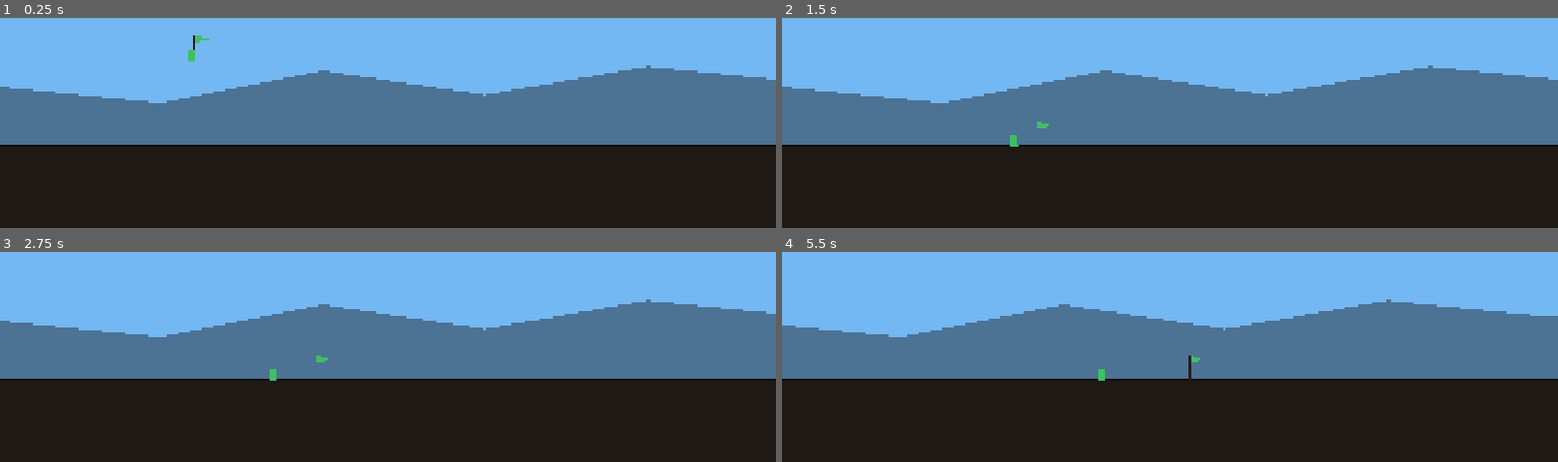
Above: before the commit, frames 1-4 (two rows, left to right).
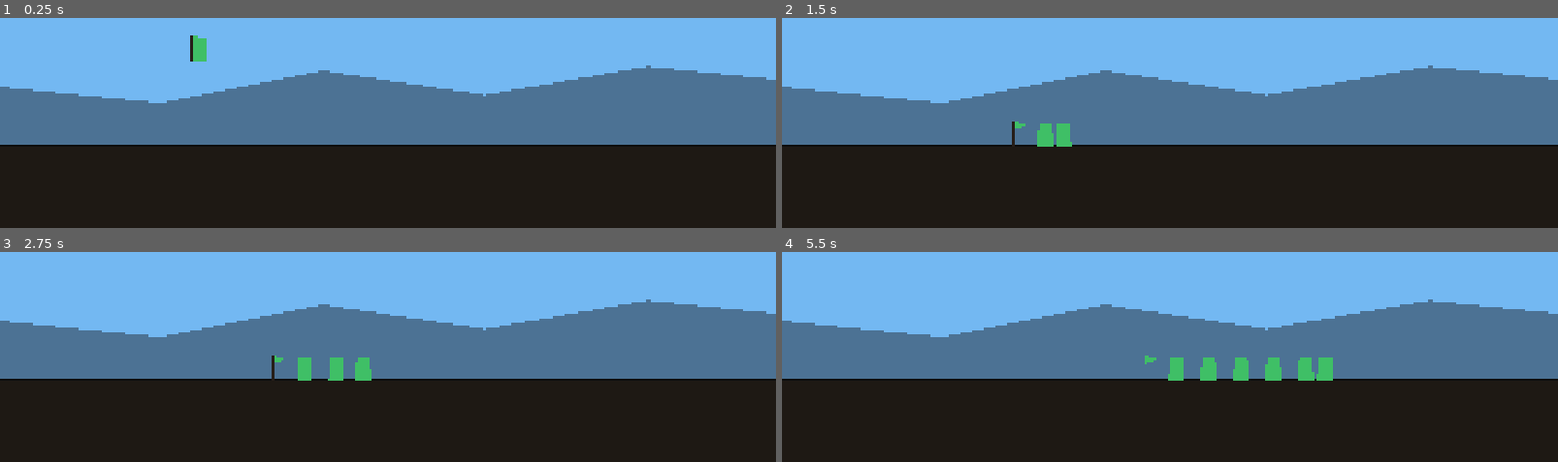
Above: after the commit, the same moments.

Repository: stonecauldron/mycelium-prototype
Game: Godot game, scene res://scenes/CombatStage.tscn
Two runs of this game, one before a commit and one after it. Both use one fixed random seed, a clock stepped at 60 frames per second and the inputs below.
Inputs:
- Up to frame 1 (0.25 s): no input
- Up to frame 2 (1.5 s): no input
- Up to frame 3 (2.75 s): no input
- Up to frame 4 (5.5 s): no input

The runs differ from the first frame. In frame 1, 0.2% of the frame differs, in the area x 24-27%, y 8-21%; in frame 2, 0.5%; in frame 3, 0.7%; in frame 4, 4.0%, in the area x 0-100%, y 22-62%.

Commit message:
Add hitbox combat, knockback, and 18-unit army formations.
Implement lunge attacks with hurt/hit feedback, average-speed marching with catch-up, and horizontal squad depth by unit index for sidescroller battles.

Co-authored-by: Cursor <cursoragent@cursor.com>

Diff:
--- a/data/weapons/basic_melee.tres
+++ b/data/weapons/basic_melee.tres
@@ -7,4 +7,4 @@
 display_name = "Basic Melee"
 range_class = 0
 base_damage = 5
-attack_range = 48.0
+attack_range = 96.0
--- a/project.godot
+++ b/project.godot
@@ -25,6 +25,8 @@
 
 2d_physics/layer_1="world"
 2d_physics/layer_2="units"
+2d_physics/layer_3="hurtbox"
+2d_physics/layer_4="hitbox"
 
 [physics]
 
--- a/scenes/CombatStage.tscn
+++ b/scenes/CombatStage.tscn
@@ -42,7 +42,6 @@
 
 [node name="EnemyArmy" parent="World" unique_id=1909671479 instance=ExtResource("4_enemy")]
 position = Vector2(2808, 429)
-march_speed = 120.0
 
 [node name="MainCamera" type="Camera2D" parent="World" unique_id=723439616]
 position = Vector2(960, 540)
--- a/scenes/EnemyArmy.tscn
+++ b/scenes/EnemyArmy.tscn
@@ -14,3 +14,54 @@
 [node name="MeleeUnit" parent="Units" instance=ExtResource("2_melee")]
 body_color = Color(0.85, 0.25, 0.3, 1)
 squad_index = 0
+
+[node name="MeleeUnit2" parent="Units" instance=ExtResource("2_melee")]
+body_color = Color(0.85, 0.25, 0.3, 1)
+
+[node name="MeleeUnit3" parent="Units" instance=ExtResource("2_melee")]
+body_color = Color(0.85, 0.25, 0.3, 1)
+
+[node name="MeleeUnit4" parent="Units" instance=ExtResource("2_melee")]
+body_color = Color(0.85, 0.25, 0.3, 1)
+
+[node name="MeleeUnit5" parent="Units" instance=ExtResource("2_melee")]
+body_color = Color(0.85, 0.25, 0.3, 1)
+
+[node name="MeleeUnit6" parent="Units" instance=ExtResource("2_melee")]
+body_color = Color(0.85, 0.25, 0.3, 1)
+
+[node name="MeleeUnit7" parent="Units" instance=ExtResource("2_melee")]
+body_color = Color(0.85, 0.25, 0.3, 1)
+
+[node name="MeleeUnit8" parent="Units" instance=ExtResource("2_melee")]
+body_color = Color(0.85, 0.25, 0.3, 1)
+
+[node name="MeleeUnit9" parent="Units" instance=ExtResource("2_melee")]
+body_color = Color(0.85, 0.25, 0.3, 1)
+
+[node name="MeleeUnit10" parent="Units" instance=ExtResource("2_melee")]
+body_color = Color(0.85, 0.25, 0.3, 1)
+
+[node name="MeleeUnit11" parent="Units" instance=ExtResource("2_melee")]
+body_color = Color(0.85, 0.25, 0.3, 1)
+
+[node name="MeleeUnit12" parent="Units" instance=ExtResource("2_melee")]
+body_color = Color(0.85, 0.25, 0.3, 1)
+
+[node name="MeleeUnit13" parent="Units" instance=ExtResource("2_melee")]
+body_color = Color(0.85, 0.25, 0.3, 1)
+
+[node name="MeleeUnit14" parent="Units" instance=ExtResource("2_melee")]
+body_color = Color(0.85, 0.25, 0.3, 1)
+
+[node name="MeleeUnit15" parent="Units" instance=ExtResource("2_melee")]
+body_color = Color(0.85, 0.25, 0.3, 1)
+
+[node name="MeleeUnit16" parent="Units" instance=ExtResource("2_melee")]
+body_color = Color(0.85, 0.25, 0.3, 1)
+
+[node name="MeleeUnit17" parent="Units" instance=ExtResource("2_melee")]
+body_color = Color(0.85, 0.25, 0.3, 1)
+
+[node name="MeleeUnit18" parent="Units" instance=ExtResource("2_melee")]
+body_color = Color(0.85, 0.25, 0.3, 1)
--- a/scenes/PlayerArmy.tscn
+++ b/scenes/PlayerArmy.tscn
@@ -16,3 +16,54 @@
 [node name="MeleeUnit" parent="Units" instance=ExtResource("2_melee")]
 body_color = Color(0.25, 0.75, 0.4, 1)
 squad_index = 0
+
+[node name="MeleeUnit2" parent="Units" instance=ExtResource("2_melee")]
+body_color = Color(0.25, 0.75, 0.4, 1)
+
+[node name="MeleeUnit3" parent="Units" instance=ExtResource("2_melee")]
+body_color = Color(0.25, 0.75, 0.4, 1)
+
+[node name="MeleeUnit4" parent="Units" instance=ExtResource("2_melee")]
+body_color = Color(0.25, 0.75, 0.4, 1)
+
+[node name="MeleeUnit5" parent="Units" instance=ExtResource("2_melee")]
+body_color = Color(0.25, 0.75, 0.4, 1)
+
+[node name="MeleeUnit6" parent="Units" instance=ExtResource("2_melee")]
+body_color = Color(0.25, 0.75, 0.4, 1)
+
+[node name="MeleeUnit7" parent="Units" instance=ExtResource("2_melee")]
+body_color = Color(0.25, 0.75, 0.4, 1)
+
+[node name="MeleeUnit8" parent="Units" instance=ExtResource("2_melee")]
+body_color = Color(0.25, 0.75, 0.4, 1)
+
+[node name="MeleeUnit9" parent="Units" instance=ExtResource("2_melee")]
+body_color = Color(0.25, 0.75, 0.4, 1)
+
+[node name="MeleeUnit10" parent="Units" instance=ExtResource("2_melee")]
+body_color = Color(0.25, 0.75, 0.4, 1)
+
+[node name="MeleeUnit11" parent="Units" instance=ExtResource("2_melee")]
+body_color = Color(0.25, 0.75, 0.4, 1)
+
+[node name="MeleeUnit12" parent="Units" instance=ExtResource("2_melee")]
+body_color = Color(0.25, 0.75, 0.4, 1)
+
+[node name="MeleeUnit13" parent="Units" instance=ExtResource("2_melee")]
+body_color = Color(0.25, 0.75, 0.4, 1)
+
+[node name="MeleeUnit14" parent="Units" instance=ExtResource("2_melee")]
+body_color = Color(0.25, 0.75, 0.4, 1)
+
+[node name="MeleeUnit15" parent="Units" instance=ExtResource("2_melee")]
+body_color = Color(0.25, 0.75, 0.4, 1)
+
+[node name="MeleeUnit16" parent="Units" instance=ExtResource("2_melee")]
+body_color = Color(0.25, 0.75, 0.4, 1)
+
+[node name="MeleeUnit17" parent="Units" instance=ExtResource("2_melee")]
+body_color = Color(0.25, 0.75, 0.4, 1)
+
+[node name="MeleeUnit18" parent="Units" instance=ExtResource("2_melee")]
+body_color = Color(0.25, 0.75, 0.4, 1)
--- a/scenes/units/MeleeUnit.tscn
+++ b/scenes/units/MeleeUnit.tscn
@@ -1,24 +1,49 @@
 [gd_scene format=3 uid="uid://cmeleeunit001"]
 
-[ext_resource type="Script" path="res://scripts/units/Unit.gd" id="1_unit"]
+[ext_resource type="Script" uid="uid://drm1bg6fdninn" path="res://scripts/units/Unit.gd" id="1_unit"]
 [ext_resource type="Resource" path="res://data/weapons/basic_melee.tres" id="2_weapon"]
+[ext_resource type="Script" uid="uid://dk024gkwu740b" path="res://scripts/components/HurtboxComponent.gd" id="3_hurtbox"]
+[ext_resource type="Script" uid="uid://cns4xbglj3l7t" path="res://scripts/components/HitboxComponent.gd" id="4_hitbox"]
 
 [sub_resource type="RectangleShape2D" id="RectangleShape2D_unit"]
-size = Vector2(20, 32)
+size = Vector2(40, 64)
 
-[node name="MeleeUnit" type="CharacterBody2D"]
+[sub_resource type="RectangleShape2D" id="RectangleShape2D_hurtbox"]
+size = Vector2(36, 60)
+
+[sub_resource type="RectangleShape2D" id="RectangleShape2D_hitbox"]
+size = Vector2(110, 30)
+
+[node name="MeleeUnit" type="CharacterBody2D" unique_id=2102761541]
 collision_layer = 2
-collision_mask = 1
 script = ExtResource("1_unit")
 weapon = ExtResource("2_weapon")
-roll_random_stats = true
 
-[node name="CollisionShape2D" type="CollisionShape2D" parent="."]
-position = Vector2(0, -16)
+[node name="CollisionShape2D" type="CollisionShape2D" parent="." unique_id=527830283]
+position = Vector2(0, -32)
 shape = SubResource("RectangleShape2D_unit")
 
-[node name="Visual" type="Node2D" parent="."]
+[node name="Hurtbox" type="Area2D" parent="." unique_id=1331839073]
+collision_layer = 4
+collision_mask = 0
+script = ExtResource("3_hurtbox")
 
-[node name="Body" type="Polygon2D" parent="Visual"]
+[node name="CollisionShape2D" type="CollisionShape2D" parent="Hurtbox" unique_id=1569302703]
+position = Vector2(0, -32)
+shape = SubResource("RectangleShape2D_hurtbox")
+
+[node name="Visual" type="Node2D" parent="." unique_id=1518995846]
+
+[node name="Body" type="Polygon2D" parent="Visual" unique_id=1073139346]
 color = Color(0.4, 0.7, 0.5, 1)
-polygon = PackedVector2Array(-10, 0, 10, 0, 8, -28, -8, -28)
+polygon = PackedVector2Array(-20, 0, 20, 0, 16, -56, -16, -56)
+
+[node name="Hitbox" type="Area2D" parent="Visual" unique_id=1876171421]
+position = Vector2(24, -32)
+collision_layer = 8
+collision_mask = 4
+script = ExtResource("4_hitbox")
+
+[node name="CollisionShape2D" type="CollisionShape2D" parent="Visual/Hitbox" unique_id=736467790]
+position = Vector2(37, 2)
+shape = SubResource("RectangleShape2D_hitbox")
--- /dev/null
+++ b/scenes/vfx/DamageNumber.tscn
@@ -0,0 +1,20 @@
+[gd_scene format=3 uid="uid://cdmgnum001"]
+
+[ext_resource type="Script" path="res://scripts/vfx/DamageNumber.gd" id="1_dmg"]
+
+[node name="DamageNumber" type="Node2D"]
+z_index = 20
+script = ExtResource("1_dmg")
+
+[node name="Label" type="Label" parent="."]
+offset_left = -24.0
+offset_top = -12.0
+offset_right = 24.0
+offset_bottom = 12.0
+theme_override_colors/font_color = Color(1, 0.95, 0.85, 1)
+theme_override_colors/font_outline_color = Color(0.1, 0.05, 0.05, 1)
+theme_override_constants/outline_size = 4
+theme_override_font_sizes/font_size = 20
+text = "0"
+horizontal_alignment = 1
+vertical_alignment = 1
--- a/scripts/combat/Army.gd
+++ b/scripts/combat/Army.gd
@@ -40,6 +40,27 @@
 		if child is Unit:
 			units.append(child)
 	return units
+
+
+func get_living_unit_count() -> int:
+	var count := 0
+	for unit in get_units():
+		if unit.current_hp > 0:
+			count += 1
+	return count
+
+
+func get_average_unit_speed() -> float:
+	var total := 0.0
+	var count := 0
+	for unit in get_units():
+		if unit.current_hp <= 0:
+			continue
+		total += unit.get_move_speed()
+		count += 1
+	if count == 0:
+		return march_speed
+	return total / float(count)
 
 
 func _acquire_opponent() -> void:
@@ -100,4 +121,4 @@
 		return
 
 	var direction := -1.0 if is_enemy else 1.0
-	flag_bearer.set_march_velocity(march_speed * direction)
+	flag_bearer.set_march_velocity(get_average_unit_speed() * direction)
--- /dev/null
+++ b/scripts/components/HitboxComponent.gd
@@ -0,0 +1,40 @@
+class_name HitboxComponent
+extends Area2D
+
+@export var damage: int = 0
+@export var owner_unit: Unit
+
+var _on_cooldown: bool = false
+
+
+func _ready() -> void:
+	area_entered.connect(_on_area_entered)
+	monitoring = false
+
+
+func enable_for_attack(attack_damage: int) -> void:
+	damage = attack_damage
+	_on_cooldown = false
+	monitoring = true
+
+
+func disable() -> void:
+	monitoring = false
+
+
+func _on_area_entered(area: Area2D) -> void:
+	if not monitoring or _on_cooldown:
+		return
+
+	var hurtbox: HurtboxComponent = area as HurtboxComponent
+	if hurtbox == null or owner_unit == null:
+		return
+
+	var target_unit: Unit = hurtbox.get_unit()
+	if target_unit == null or target_unit == owner_unit:
+		return
+	if target_unit._army.is_enemy == owner_unit._army.is_enemy:
+		return
+
+	hurtbox.receive_hit(damage, owner_unit.global_position)
+	_on_cooldown = true
--- /dev/null
+++ b/scripts/components/HurtboxComponent.gd
@@ -0,0 +1,12 @@
+class_name HurtboxComponent
+extends Area2D
+
+
+func get_unit() -> Unit:
+	return get_parent() as Unit
+
+
+func receive_hit(damage: int, from_global: Vector2 = Vector2.ZERO) -> void:
+	var unit := get_unit()
+	if unit:
+		unit.take_damage(damage, from_global)
--- a/scripts/units/Unit.gd
+++ b/scripts/units/Unit.gd
@@ -6,8 +6,18 @@
 
 const BASE_MOVE_SPEED := 80.0
 const BASE_ATTACK_INTERVAL := 1.0
-const SQUAD_SPREAD := 36.0
 const HOME_ARRIVE_THRESHOLD := 4.0
+const MARCH_CATCH_UP_MULTIPLIER := 2.0
+const LUNGE_DISTANCE := 48.0
+const LUNGE_OUT_TIME := 0.08
+const LUNGE_BACK_TIME := 0.12
+const KNOCKBACK_FORCE := 280.0
+const KNOCKBACK_LIFT := -140.0
+const KNOCKBACK_DURATION := 0.18
+const HURT_FLASH_COLOR := Color(1.0, 0.35, 0.35, 1.0)
+const HURT_FLASH_TIME := 0.12
+
+const _DAMAGE_NUMBER_SCENE := preload("res://scenes/vfx/DamageNumber.tscn")
 
 @export var stats: UnitStats
 @export var weapon: WeaponData
@@ -19,9 +29,14 @@
 var _attack_timer: float = 0.0
 var _target: Unit
 var _army: Army
+var _is_attacking: bool = false
+var _hurt_tween: Tween
+var _knockback_time: float = 0.0
+var _knockback_velocity_x: float = 0.0
 
 @onready var _visual: Node2D = $Visual
 @onready var _body: Polygon2D = $Visual/Body
+@onready var _hitbox: HitboxComponent = $Visual/Hitbox
 
 
 func _ready() -> void:
@@ -43,6 +58,7 @@
 		push_error("Unit must be a child of Army/Units.")
 		return
 
+	_hitbox.owner_unit = self
 	_army.state_changed.connect(_on_army_state_changed)
 	_apply_body_color()
 	call_deferred("_sync_squad_index")
@@ -66,6 +82,7 @@
 func _on_army_state_changed(_new_state: Army.State) -> void:
 	_target = null
 	_attack_timer = 0.0
+	_cancel_attack()
 
 
 func _physics_process(delta: float) -> void:
@@ -73,6 +90,17 @@
 		return
 
 	velocity += get_gravity() * delta
+
+	if _knockback_time > 0.0:
+		_knockback_time -= delta
+		velocity.x = _knockback_velocity_x
+		move_and_slide()
+		return
+
+	if _is_attacking:
+		velocity.x = 0.0
+		move_and_slide()
+		return
 
 	if _army.state == Army.State.HALTED:
 		_process_combat(delta)
@@ -82,10 +110,22 @@
 	move_and_slide()
 
 
+func get_move_speed() -> float:
+	if stats == null:
+		return BASE_MOVE_SPEED
+	return BASE_MOVE_SPEED * stats.get_speed_multiplier()
+
+
 func _seek_home() -> void:
 	var home := _get_home_global()
-	var speed := BASE_MOVE_SPEED * stats.get_speed_multiplier()
-	velocity.x = _axis_velocity(global_position.x, home.x, speed)
+	var army_speed := _army.get_average_unit_speed()
+	var delta_pos := home.x - global_position.x
+	var march_direction := -1.0 if _army.is_enemy else 1.0
+
+	if absf(delta_pos) <= HOME_ARRIVE_THRESHOLD:
+		velocity.x = army_speed * march_direction
+	else:
+		velocity.x = signf(delta_pos) * army_speed * MARCH_CATCH_UP_MULTIPLIER
 
 
 func _process_combat(delta: float) -> void:
@@ -97,7 +137,7 @@
 		return
 
 	var distance := global_position.distance_to(_target.global_position)
-	var speed := BASE_MOVE_SPEED * stats.get_speed_multiplier()
+	var speed := get_move_speed()
 
 	if distance > weapon.attack_range:
 		velocity.x = _axis_velocity(global_position.x, _target.global_position.x, speed)
@@ -109,21 +149,47 @@
 
 	_attack_timer -= delta
 	if _attack_timer <= 0.0:
-		_perform_attack()
+		_start_attack()
 		_attack_timer = BASE_ATTACK_INTERVAL / stats.get_speed_multiplier()
+
+
+func _start_attack() -> void:
+	if _is_attacking:
+		return
+
+	_is_attacking = true
+	_hitbox.enable_for_attack(_get_attack_damage())
+
+	var direction := signf(_visual.scale.x)
+	if direction == 0.0:
+		direction = 1.0
+
+	var forward := Vector2(direction * LUNGE_DISTANCE, 0.0)
+	var tween := create_tween()
+	tween.tween_property(_visual, "position", forward, LUNGE_OUT_TIME)
+	tween.tween_callback(_hitbox.disable)
+	tween.tween_property(_visual, "position", Vector2.ZERO, LUNGE_BACK_TIME)
+	tween.tween_callback(_finish_attack)
+
+
+func _finish_attack() -> void:
+	_hitbox.disable()
+	_visual.position = Vector2.ZERO
+	_is_attacking = false
+
+
+func _cancel_attack() -> void:
+	if not _is_attacking:
+		return
+	_hitbox.disable()
+	_visual.position = Vector2.ZERO
+	_is_attacking = false
 
 
 func _get_home_global() -> Vector2:
 	var flag_pos := _army.flag_bearer.global_position
 	var facing := -1.0 if _army.is_enemy else 1.0
-	return flag_pos + Vector2(facing * weapon.get_squad_offset(), _get_squad_spread_y())
-
-
-func _get_squad_spread_y() -> float:
-	var unit_count: int = _army.get_units().size()
-	if unit_count <= 1:
-		return 0.0
-	return (squad_index - (unit_count - 1) / 2.0) * SQUAD_SPREAD
+	return Vector2(flag_pos.x + facing * weapon.get_squad_offset(squad_index), flag_pos.y)
 
 
 func _axis_velocity(current: float, target: float, speed: float) -> float:
@@ -149,17 +215,15 @@
 			_target = unit
 
 
-func _perform_attack() -> void:
-	if _target == null:
-		return
-	_target.take_damage(_get_attack_damage())
-
-
 func _get_attack_damage() -> int:
 	return weapon.base_damage + stats.get_damage_bonus(weapon.range_class)
 
 
-func take_damage(amount: int) -> void:
+func take_damage(amount: int, knockback_from: Vector2 = Vector2.ZERO) -> void:
+	_play_hurt_highlight()
+	_spawn_damage_number(amount)
+	if knockback_from != Vector2.ZERO:
+		_apply_knockback(knockback_from)
 	current_hp = maxi(current_hp - amount, 0)
 	health_changed.emit(current_hp, stats.get_max_hp())
 	if current_hp <= 0:
@@ -167,6 +231,37 @@
 		queue_free()
 
 
+func _apply_knockback(from_global: Vector2) -> void:
+	var direction := signf(global_position.x - from_global.x)
+	if direction == 0.0:
+		direction = 1.0
+	_knockback_velocity_x = direction * KNOCKBACK_FORCE
+	velocity.y = KNOCKBACK_LIFT
+	_knockback_time = KNOCKBACK_DURATION
+	_cancel_attack()
+
+
+func _play_hurt_highlight() -> void:
+	if _body == null:
+		return
+	if _hurt_tween:
+		_hurt_tween.kill()
+	_body.color = HURT_FLASH_COLOR
+	_hurt_tween = create_tween()
+	_hurt_tween.tween_property(_body, "color", body_color, HURT_FLASH_TIME)
+
+
+func _spawn_damage_number(amount: int) -> void:
+	var world := get_tree().current_scene.get_node_or_null("World")
+	if world == null:
+		return
+
+	var number: DamageNumber = _DAMAGE_NUMBER_SCENE.instantiate()
+	world.add_child(number)
+	number.global_position = global_position + Vector2(0, -72)
+	number.display(amount)
+
+
 func _face_toward(point: Vector2) -> void:
 	if _visual == null:
 		return
--- a/scripts/units/WeaponData.gd
+++ b/scripts/units/WeaponData.gd
@@ -5,7 +5,7 @@
 
 const SQUAD_OFFSET := {
 	WeaponRange.MELEE: 80.0,
-	WeaponRange.MID: 40.0,
+	WeaponRange.MID: 0.0,
 	WeaponRange.RANGED: -60.0,
 }
 
@@ -15,5 +15,8 @@
 @export var attack_range: float = 48.0
 
 
-func get_squad_offset() -> float:
-	return SQUAD_OFFSET.get(range_class, 0.0)
+func get_squad_offset(squad_index: int) -> float:
+	var base: float = SQUAD_OFFSET.get(range_class, 0.0)
+	if base == 0.0:
+		return 0.0
+	return base * float(squad_index + 1)
--- /dev/null
+++ b/scripts/vfx/DamageNumber.gd
@@ -0,0 +1,21 @@
+class_name DamageNumber
+extends Node2D
+
+const FLOAT_DISTANCE := 48.0
+const DURATION := 0.75
+const DRIFT_X := 8.0
+
+@onready var _label: Label = $Label
+
+
+func display(amount: int) -> void:
+	_label.text = str(amount)
+	position.x += randf_range(-DRIFT_X, DRIFT_X)
+
+	var tween := create_tween()
+	tween.set_parallel(true)
+	tween.tween_property(self, "position:y", position.y - FLOAT_DISTANCE, DURATION)\
+		.set_trans(Tween.TRANS_QUAD).set_ease(Tween.EASE_OUT)
+	tween.tween_property(_label, "modulate:a", 0.0, DURATION)\
+		.set_delay(DURATION * 0.35)
+	tween.chain().tween_callback(queue_free)
Not shown, added: scripts/components/HitboxComponent.gd.uid
Not shown, added: scripts/components/HurtboxComponent.gd.uid
Not shown, added: scripts/vfx/DamageNumber.gd.uid
